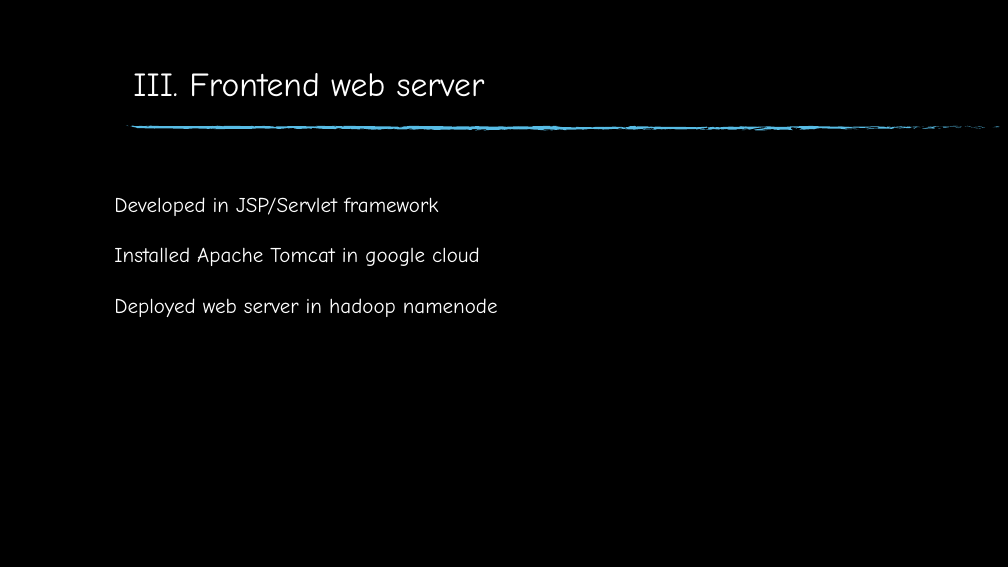
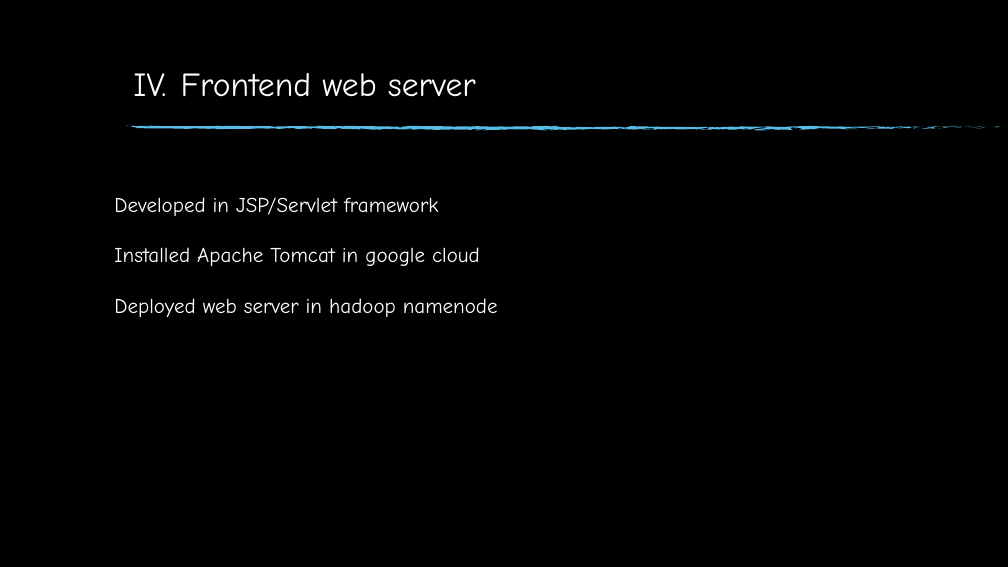
Before and after one commit to GatHors/ImageProcessing, a slide deck: slide 15 of Report & presentation/FinalReport_Gathors.pptm (slide 6 before the commit). Drawn at 1008x567 pixels with LibreOffice and Linux fonts; fonts in the diff are those of the drawing; background and template pictures are left out. Boxes give left, top, right and bottom in pixels: in the first picture for what was removed or moved away, otherwise in the second. Text is boxed around its words. In the diff, an @@ line names an element or a change of style, - is before the commit and + after.

```diff
--- a/Report & presentation/FinalReport_Gathors.pptm
+++ b/Report & presentation/FinalReport_Gathors.pptm
@@ title at (x1=181, y1=73, x2=476, y2=97): text changed @@
-III. Frontend web server
+IV. Frontend web server
```
Also in this commit, not shown: 6 other slides changed.
